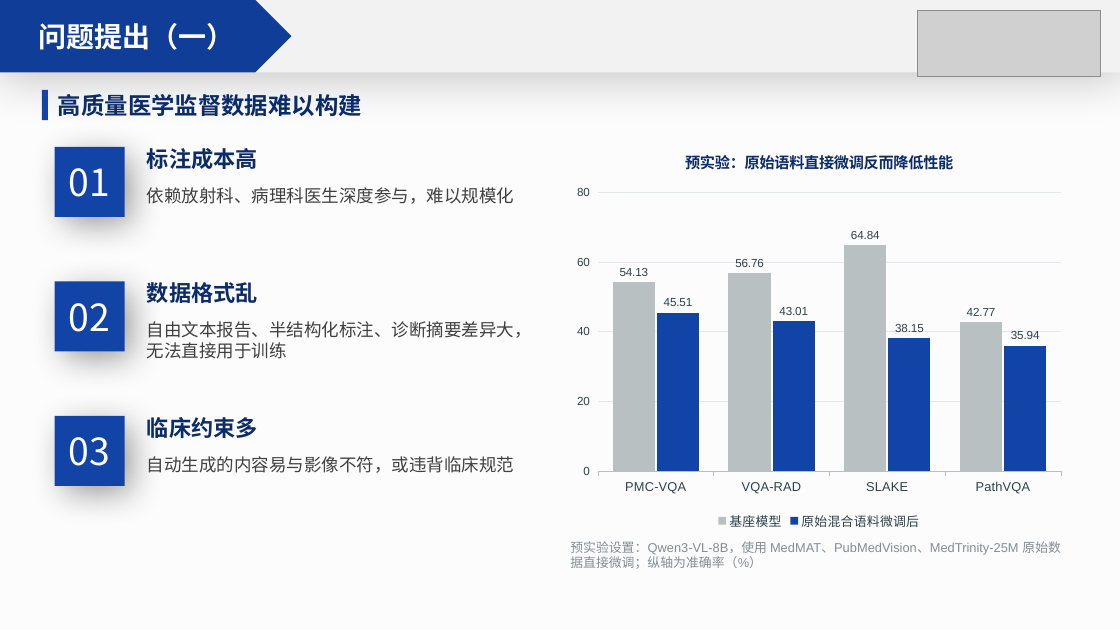
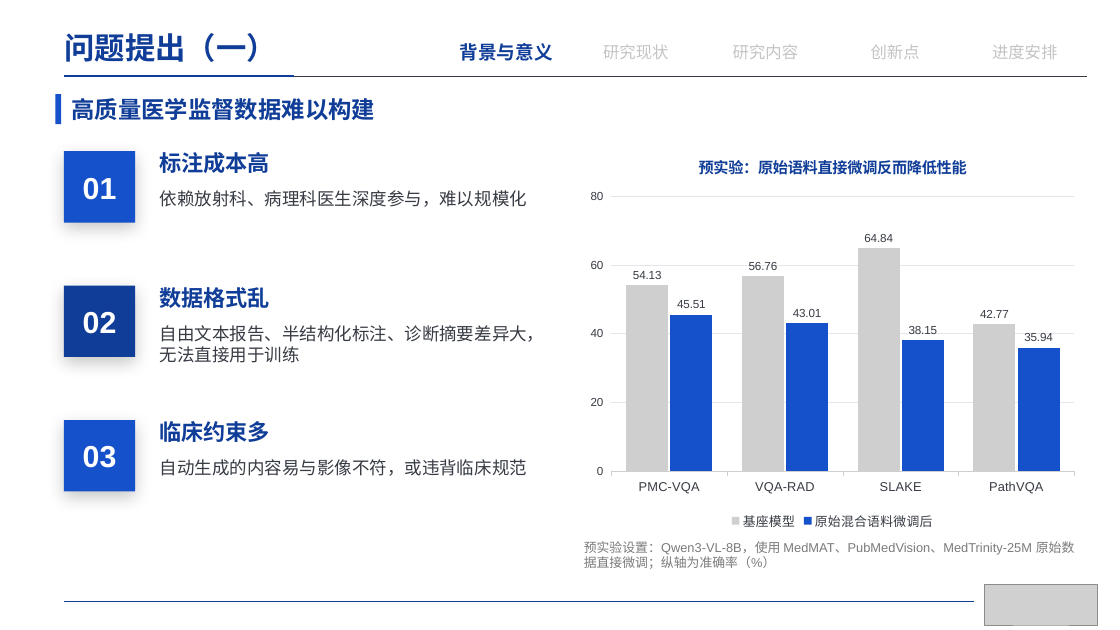
Before and after one commit to irving-2222/Graduation-Thesis, a slide deck: slide 5 of 开题答辩.pptx. Drawn at 1120x630 pixels with LibreOffice and Linux fonts; fonts in the diff are those of the drawing; grey boxes stand for pictures. Boxes give left, top, right and bottom in pixels: in the first picture for what was removed or moved away, otherwise in the second. Text is boxed around its words. In the diff, an @@ line names an element or a change of style, - is before the commit and + after.

```diff
--- a/开题答辩.pptx
+++ b/开题答辩.pptx
@@ rectangle removed at [0, 0, 1120, 630] @@
@@ rectangle removed at [0, 0, 1120, 72] @@
@@ text "问题提出（一）": place and size @@
-text "问题提出（一）" at [0, 0, 292, 72]
+text "问题提出（一）" at [65, 33, 277, 62]
@@ text "问题提出（一）" at [65, 33, 277, 62]: size 24 to 26 pt, text colour #FFFFFF to #103D98; alignment centre to left; line spacing 1 to 0.9; vertical alignment middle to top; fill #103D98 to none @@
@@ text added at [460, 43, 553, 61], 16 pt, text #103D98, bold @@
+背景与意义
@@ text added at [603, 44, 668, 59], 14 pt, text #C4C4C4 @@
+研究现状
@@ text added at [733, 44, 798, 59], 14 pt, text #C4C4C4 @@
+研究内容
@@ text added at [871, 45, 920, 59], 14 pt, text #C4C4C4 @@
+创新点
@@ text added at [992, 44, 1057, 59], 14 pt, text #C4C4C4 @@
+进度安排
@@ line added from (64, 76) to (1088, 76), #373B43 0.5 pt @@
@@ line added from (64, 76) to (293, 76), #103D98 1.75 pt @@
@@ text "高质量医学监督数据难以构建": place and size @@
-text "高质量医学监督数据难以构建" at [58, 94, 362, 116]
+text "高质量医学监督数据难以构建" at [71, 98, 375, 120]
@@ rectangle: place and size @@
-rectangle at [42, 90, 48, 120]
+rectangle at [55, 94, 61, 124]
@@ rectangle at [55, 94, 61, 124]: fill #1243A7 to #1551CA @@
@@ text "标注成本高": place and size @@
-text "标注成本高" at [147, 148, 258, 169]
+text "标注成本高" at [160, 152, 271, 173]
@@ column chart at [581, 139, 1085, 534] @@
@@ colour of 基座模型 #B8C0C2 to #CFCFCF @@
@@ colour of 原始混合语料微调后 #1243A7 to #1551CA @@
@@ category axis changed @@
@@ lettering changed @@
@@ column chart: place and size @@
-column chart at [567, 134, 1071, 534]
+column chart at [581, 139, 1085, 534]
@@ rectangle "01" at [64, 151, 135, 223]: size 32 to 26 pt, font Noto Sans CJK SC to Arial, bold on; fill #1243A7 to #1551CA; shadow changed @@
@@ text "依赖放射科、病理科医生深度参与，难以规模化": place and size @@
-text "依赖放射科、病理科医生深度参与，难以规模化" at [147, 187, 514, 204]
+text "依赖放射科、病理科医生深度参与，难以规模化" at [160, 190, 527, 207]
@@ 3 rectangles: place and size @@
-3 rectangles at [55, 147, 124, 486]
+3 rectangles at [64, 151, 135, 492]
@@ rectangle "02" at [64, 286, 135, 357]: size 32 to 26 pt, font Noto Sans CJK SC to Arial, bold on; fill #1243A7 to #103D98; shadow changed @@
@@ text "数据格式乱": place and size @@
-text "数据格式乱" at [147, 282, 258, 303]
+text "数据格式乱" at [160, 287, 271, 308]
@@ text colour #404040 to #373B43; line spacing 18pt to 1; less space between paragraphs in 3 elements at [160, 190, 527, 207], [160, 459, 527, 476], [160, 325, 545, 363] @@
@@ text "自由文本报告、半结构化标注、诊断摘要差异大，无法直接用于训练": place and size @@
-text "自由文本报告、半结构化标注、诊断摘要差异大，无法直接用于训练" at [147, 321, 532, 359]
+text "自由文本报告、半结构化标注、诊断摘要差异大，无法直接用于训练" at [160, 325, 545, 363]
@@ text colour #0B2B6B to #103D98 in 4 elements at [71, 98, 375, 120], [160, 152, 271, 173], [160, 287, 271, 308], [160, 421, 271, 442] @@
@@ text "临床约束多": place and size @@
-text "临床约束多" at [147, 417, 258, 438]
+text "临床约束多" at [160, 421, 271, 442]
@@ rectangle "03" at [64, 420, 135, 492]: size 32 to 26 pt, font Noto Sans CJK SC to Arial, bold on; fill #1243A7 to #1551CA; shadow changed @@
@@ text "自动生成的内容易与影像不符，或违背临床规范": place and size @@
-text "自动生成的内容易与影像不符，或违背临床规范" at [147, 456, 514, 473]
+text "自动生成的内容易与影像不符，或违背临床规范" at [160, 459, 527, 476]
@@ text "预实验设置：Qwen3-VL-8B，使用 MedMAT、PubMedVision、MedTrinity-25M 原始数据 ...": place and size @@
-text "预实验设置：Qwen3-VL-8B，使用 MedMAT、PubMedVision、MedTrinity-25M 原始数据 ..." at [570, 541, 1061, 569]
+text "预实验设置：Qwen3-VL-8B，使用 MedMAT、PubMedVision、MedTrinity-25M 原始数据 ..." at [584, 541, 1075, 569]
@@ text "预实验设置：Qwen3-VL-8B，使用 MedMAT、PubMedVision、MedTrinity-25M 原始数据 ..." at [584, 541, 1075, 569]: text colour #828E93 to #7B7B7B @@
@@ picture: place and size @@
-picture at [918, 10, 1101, 76]
+picture at [985, 584, 1097, 625]
@@ line added from (64, 602) to (974, 602), #103D98 0.5 pt @@
```
Also in this commit, not shown: 18 other slides changed, 3 slides added, 3 slides removed.
